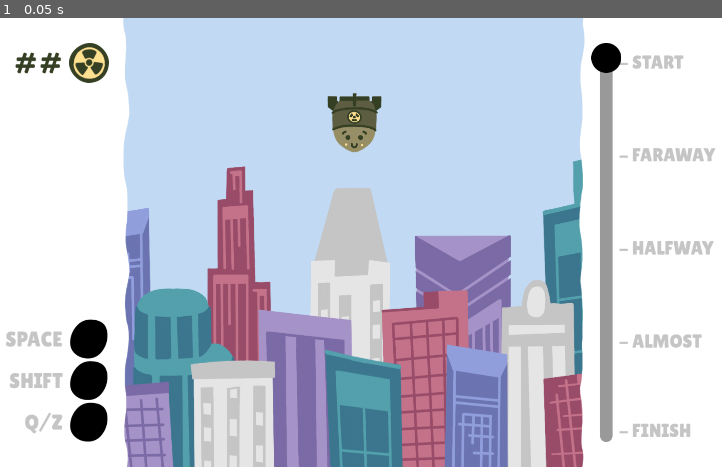
Above: before the commit, frame 1.
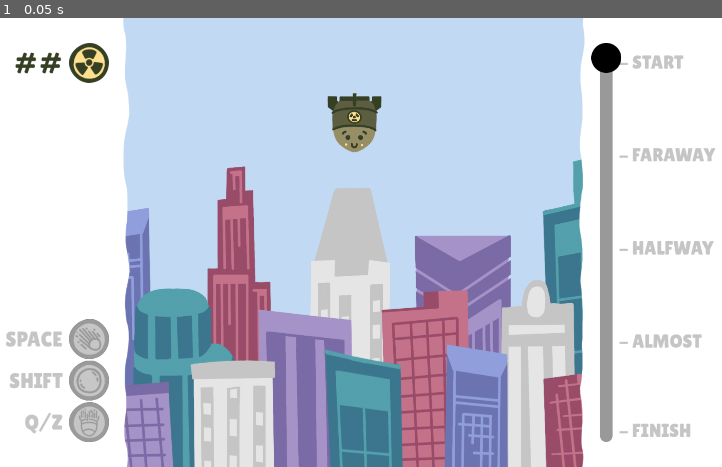
Above: after the commit, the same moment.

Repository: Hangover-Sunshine/DEFCON-JUNIOR
Game: Godot game, scene res://scenes/test/demo_art.tscn
Two runs of this game, one before a commit and one after it. Both use one fixed random seed, a clock stepped at 60 frames per second and the inputs below. This scene is started directly instead of the project's main scene.
Inputs:
- Up to frame 1 (0.05 s): no input

The runs differ from the first frame. In frame 1, 1.2% of the frame differs, in the area x 9-16%, y 67-95%.

Commit message:
GIU Abilities

Diff:
--- a/prefabs/systems/giu.tscn
+++ b/prefabs/systems/giu.tscn
@@ -1,9 +1,14 @@
-[gd_scene load_steps=7 format=3 uid="uid://btqw03tb71iu3"]
+[gd_scene load_steps=12 format=3 uid="uid://btqw03tb71iu3"]
 
 [ext_resource type="FontFile" uid="uid://csvoyclvx65d2" path="res://assets/fonts/LilitaOne-Regular.ttf" id="1_4ac6w"]
-[ext_resource type="Texture2D" uid="uid://dvg5oc3axuiqe" path="res://assets/particle/Circle1.png" id="2_6c2bl"]
 [ext_resource type="Texture2D" uid="uid://dt1fkl0xcww85" path="res://assets/ui/giu/GIU_Radiation.png" id="2_j440x"]
 [ext_resource type="Texture2D" uid="uid://buefmwvuqfjga" path="res://assets/temporary/Temp_GIU_Tracker.png" id="3_njxg2"]
+[ext_resource type="Texture2D" uid="uid://bhdar578l0kl1" path="res://assets/ui/giu/GIU_Spitfire.png" id="3_p8826"]
+[ext_resource type="Texture2D" uid="uid://pwnxli1qwvb8" path="res://assets/ui/giu/GIU_Spitfire_Cooldown.png" id="4_lthma"]
+[ext_resource type="Texture2D" uid="uid://b8ktnj21oow8s" path="res://assets/ui/giu/GIU_Bubble.png" id="5_1ud2e"]
+[ext_resource type="Texture2D" uid="uid://bqbmn341obg0r" path="res://assets/ui/giu/GIU_Boost.png" id="6_2viho"]
+[ext_resource type="Texture2D" uid="uid://dwxbhrd4oi521" path="res://assets/ui/giu/GIU_Bubble_Cooldown.png" id="6_a3115"]
+[ext_resource type="Texture2D" uid="uid://bcyslbfvf58e6" path="res://assets/ui/giu/GIU_Boost_Cooldown.png" id="8_pojcs"]
 
 [sub_resource type="StyleBoxFlat" id="StyleBoxFlat_iy4s7"]
 corner_radius_top_left = 25
@@ -78,29 +83,45 @@
 theme_override_font_sizes/font_size = 50
 text = "SPACE"
 
-[node name="TextureRect" type="TextureRect" parent="GIU_MC/GIU_HBox/Left_MC/Left_VBox/Abilities_VBox/Spitfire_HBox"]
-modulate = Color(0, 0, 0, 1)
-layout_mode = 2
-texture = ExtResource("2_6c2bl")
-stretch_mode = 2
-
-[node name="Shield_HBox" type="HBoxContainer" parent="GIU_MC/GIU_HBox/Left_MC/Left_VBox/Abilities_VBox"]
-layout_mode = 2
-theme_override_constants/separation = 15
-alignment = 2
-
-[node name="Label" type="Label" parent="GIU_MC/GIU_HBox/Left_MC/Left_VBox/Abilities_VBox/Shield_HBox"]
+[node name="Spitfire_Ability" type="TextureRect" parent="GIU_MC/GIU_HBox/Left_MC/Left_VBox/Abilities_VBox/Spitfire_HBox"]
+layout_mode = 2
+texture = ExtResource("3_p8826")
+stretch_mode = 2
+
+[node name="Spitfire_Cooldown" type="TextureProgressBar" parent="GIU_MC/GIU_HBox/Left_MC/Left_VBox/Abilities_VBox/Spitfire_HBox/Spitfire_Ability"]
+z_index = 1
+layout_mode = 2
+offset_right = 96.0
+offset_bottom = 96.0
+value = 100.0
+fill_mode = 5
+texture_progress = ExtResource("4_lthma")
+
+[node name="Bubble_HBox" type="HBoxContainer" parent="GIU_MC/GIU_HBox/Left_MC/Left_VBox/Abilities_VBox"]
+layout_mode = 2
+theme_override_constants/separation = 15
+alignment = 2
+
+[node name="Label" type="Label" parent="GIU_MC/GIU_HBox/Left_MC/Left_VBox/Abilities_VBox/Bubble_HBox"]
 layout_mode = 2
 theme_override_colors/font_color = Color(0.772549, 0.772549, 0.772549, 1)
 theme_override_fonts/font = ExtResource("1_4ac6w")
 theme_override_font_sizes/font_size = 50
 text = "SHIFT"
 
-[node name="TextureRect" type="TextureRect" parent="GIU_MC/GIU_HBox/Left_MC/Left_VBox/Abilities_VBox/Shield_HBox"]
-modulate = Color(0, 0, 0, 1)
-layout_mode = 2
-texture = ExtResource("2_6c2bl")
-stretch_mode = 2
+[node name="Bubble_Ability" type="TextureRect" parent="GIU_MC/GIU_HBox/Left_MC/Left_VBox/Abilities_VBox/Bubble_HBox"]
+layout_mode = 2
+texture = ExtResource("5_1ud2e")
+stretch_mode = 2
+
+[node name="Bubble_Cooldown" type="TextureProgressBar" parent="GIU_MC/GIU_HBox/Left_MC/Left_VBox/Abilities_VBox/Bubble_HBox/Bubble_Ability"]
+z_index = 1
+layout_mode = 0
+offset_right = 96.0
+offset_bottom = 96.0
+value = 100.0
+fill_mode = 5
+texture_progress = ExtResource("6_a3115")
 
 [node name="Boost_HBox" type="HBoxContainer" parent="GIU_MC/GIU_HBox/Left_MC/Left_VBox/Abilities_VBox"]
 layout_mode = 2
@@ -114,11 +135,19 @@
 theme_override_font_sizes/font_size = 50
 text = "Q/Z"
 
-[node name="TextureRect" type="TextureRect" parent="GIU_MC/GIU_HBox/Left_MC/Left_VBox/Abilities_VBox/Boost_HBox"]
-modulate = Color(0, 0, 0, 1)
-layout_mode = 2
-texture = ExtResource("2_6c2bl")
-stretch_mode = 2
+[node name="Boost_Ability" type="TextureRect" parent="GIU_MC/GIU_HBox/Left_MC/Left_VBox/Abilities_VBox/Boost_HBox"]
+layout_mode = 2
+texture = ExtResource("6_2viho")
+stretch_mode = 2
+
+[node name="Boost_Cooldown" type="TextureProgressBar" parent="GIU_MC/GIU_HBox/Left_MC/Left_VBox/Abilities_VBox/Boost_HBox/Boost_Ability"]
+z_index = 1
+layout_mode = 0
+offset_right = 96.0
+offset_bottom = 96.0
+value = 100.0
+fill_mode = 5
+texture_progress = ExtResource("8_pojcs")
 
 [node name="Game_MC" type="MarginContainer" parent="GIU_MC/GIU_HBox"]
 custom_minimum_size = Vector2(1080, 1080)
Binary file added: assets/ui/giu/GIU_Boost.png
Not shown, added: assets/ui/giu/GIU_Boost.png.import
Binary file added: assets/ui/giu/GIU_Boost_Cooldown.png
Not shown, added: assets/ui/giu/GIU_Boost_Cooldown.png.import
Binary file added: assets/ui/giu/GIU_Bubble.png
Not shown, added: assets/ui/giu/GIU_Bubble.png.import
Binary file added: assets/ui/giu/GIU_Bubble_Cooldown.png
Not shown, added: assets/ui/giu/GIU_Bubble_Cooldown.png.import
Binary file added: assets/ui/giu/GIU_Spitfire.png
Not shown, added: assets/ui/giu/GIU_Spitfire.png.import
Binary file added: assets/ui/giu/GIU_Spitfire_Cooldown.png
Not shown, added: assets/ui/giu/GIU_Spitfire_Cooldown.png.import
